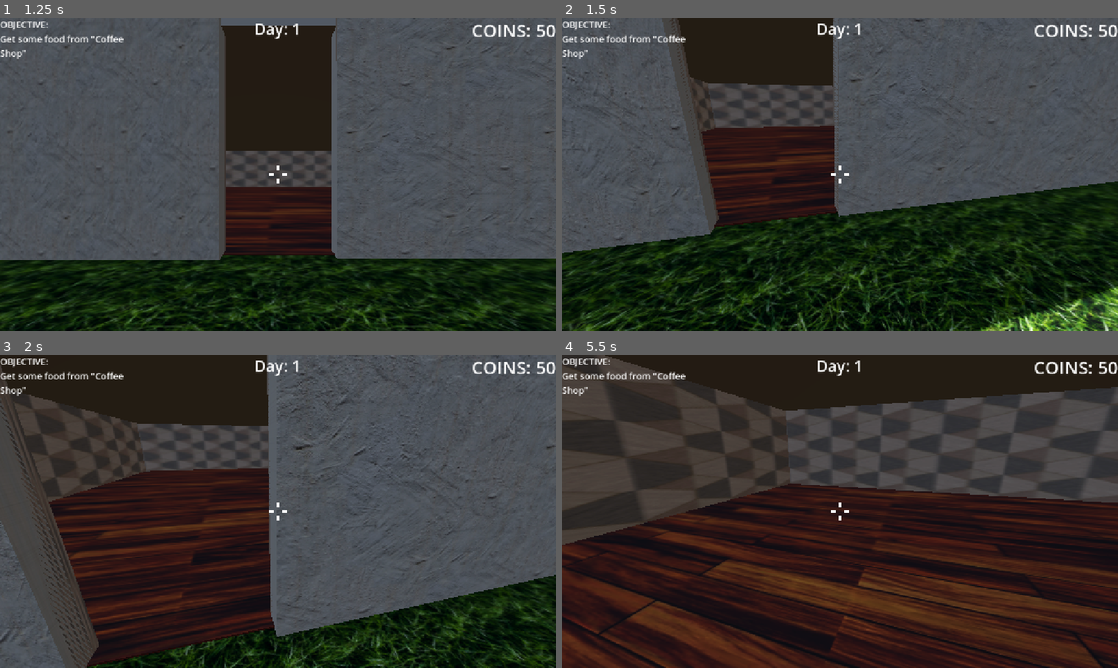
Above: before the commit, frames 1-4 (two rows, left to right).
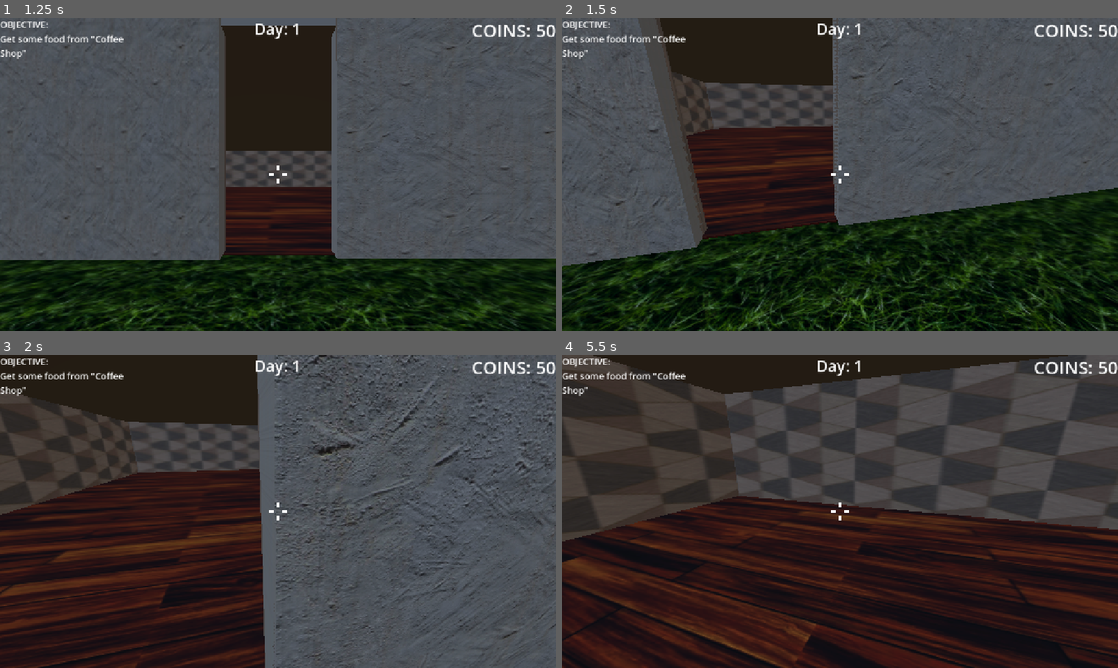
Above: after the commit, the same moments.

Repository: ItsbaileyX3525/shopaholic
Game: Godot game, scene res://Scenes/UI.tscn
The game is run twice, just before and just after one commit, with the same random seed, the same clock (stepped at 60 frames per second) and the same inputs. Sound files missing from this copy of the repository are replaced by a short silence.
Inputs (mouse positions are in pixels of both pictures, inside the frame that each line leads up to):
- Up to frame 1 (1.25 s): click "START" at 0.5 s
- Up to frame 2 (1.5 s): tap Enter at 1.25 s; move the mouse to (867, 174) at 1.27 s; hold W (walk_forward) from 1.28 s (still down); tap Space (jump) at 1.35 s
- Up to frame 3 (2 s): keep holding W (walk_forward); tap Space (jump) at 1.52, 1.82 s
- Up to frame 4 (5.5 s): keep holding W (walk_forward); move the mouse to (812, 511) at 2.02 s; tap C (crouch) at 2.1 s; tap Space (jump) at 2.27, 2.3, 2.57, 3.05, 3.6, 3.77, 4.07, 4.52, 4.55, 4.82, 5.27, 5.3 s; move the mouse to (851, 505) at 2.77 s; tap E (interact) at 2.85, 5.1 s; move the mouse to (834, 517) at 3.52 s; move the mouse to (878, 514) at 4.27 s; hold C (crouch) 4.28-5.03 s; move the mouse to (795, 508) at 5.02 s

Frame 1 is identical in both runs. In frame 2, 20% of the frame differs, in the area x 0-100%, y 0-100%; in frame 3, 32%; in frame 4, 44%.

Commit message:
remove shitty debug and fix cost error?

Diff:
--- a/Scripts/NPCScripts/order.gd
+++ b/Scripts/NPCScripts/order.gd
@@ -49,23 +49,27 @@
 func steal() -> void:
 	if enjoy.playing:
 		enjoy.stop()
-	if player.coins >= (20 - Globals.food_deduction):
+
+	var food_cost = 20 - Globals.food_deduction
+
+	if player.coins >= food_cost:
 		for e in food_collect.get_children():
 			e.visible = false
 		food_collect.position = Vector3(0,-9000,0)
-		player.modify_coins(-(20 - Globals.food_deduction))
+		player.modify_coins(-food_cost)
 		thanks_for_paying.play()
 		Globals.on_day += 1
 		Globals.coins = player.coins
 		Globals.bonus_speed = player.speed - 5.0
 		await thanks_for_paying.finished
 		get_tree().change_scene_to_file("res://Scenes/World.tscn")
+		return
 
 	how_pay.play()
 	for e in food_collect.get_children():
 		e.visible = false
 	food_collect.position = Vector3(0,-9000,0)
-	player.modify_coins(-(20 - Globals.food_deduction))
+	player.modify_coins(-food_cost)
 	started_game = true
 	player.objective_find_coins()
 	stolen_food = true
--- a/Scripts/Player.gd
+++ b/Scripts/Player.gd
@@ -449,10 +449,8 @@
 	var input_dir := Input.get_vector("walk_left", "walk_right", "walk_forward", "walk_backwards")
 	var direction := (transform.basis * Vector3(input_dir.x, 0, input_dir.y)).normalized()
 
-	# Bunnyhopping mechanics with coyote time
 	var on_floor = is_on_floor()
 
-	# Update coyote timer - gives grace  after leaving ground
 	if on_floor:
 		coyote_timer = coyote_time
 	else:
@@ -472,38 +470,28 @@
 			velocity.z = direction.z * crouch_speed
 			current_speed = crouch_speed
 		else:
-			# Air control - reduced movement in air
 			var control_factor = air_control if not on_floor else 1.0
 
-			# Maintain or increase speed in air (bunnyhopping)
 			var target_speed = current_speed
 
-			# Apply movement with current speed
 			var target_velocity_x = direction.x * target_speed
 			var target_velocity_z = direction.z * target_speed
 
 			velocity.x = lerp(velocity.x, target_velocity_x, control_factor)
 			velocity.z = lerp(velocity.z, target_velocity_z, control_factor)
 	else:
-		# Decelerate when no input
 		velocity.x = move_toward(velocity.x, 0, speed * 0.5)
 		velocity.z = move_toward(velocity.z, 0, speed * 0.5)
 
-	# Bunnyhopping jump logic with coyote time and jump buffering
 	if wants_to_jump and can_jump:
 		velocity.y = jump_force
-		jump_buffer_timer = 0  # Consume the buffered jump
-		coyote_timer = 0  # Consume coyote time
-
-		# Increase speed on every successful jump (bunnyhopping)
+		jump_buffer_timer = 0
+		coyote_timer = 0
+
 		current_speed = min(current_speed + bhop_acceleration, bhop_max_speed)
-		print("Bhop! Speed: ", current_speed)  # Debug output
-
-	# Gradually reset speed when on ground and not jumping
-	if on_floor and not wants_to_jump:
-		if input_dir.length() == 0:
-			# Standing still - reset to base speed
-			current_speed = move_toward(current_speed, speed + Globals.bonus_speed, delta * 5.0)
+	else:
+		if on_floor and not was_on_floor:
+			current_speed = speed + Globals.bonus_speed
 
 	was_on_floor = on_floor
 
